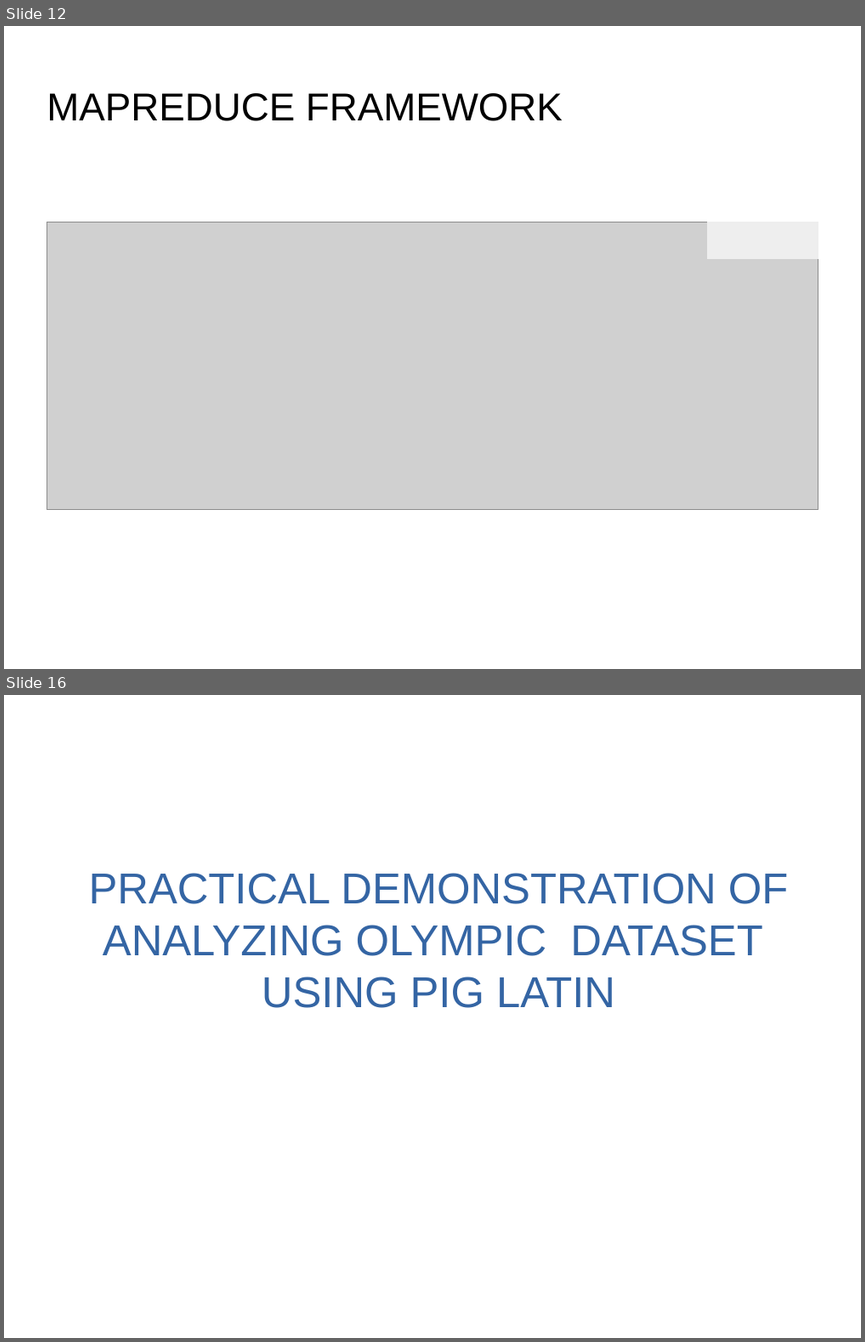
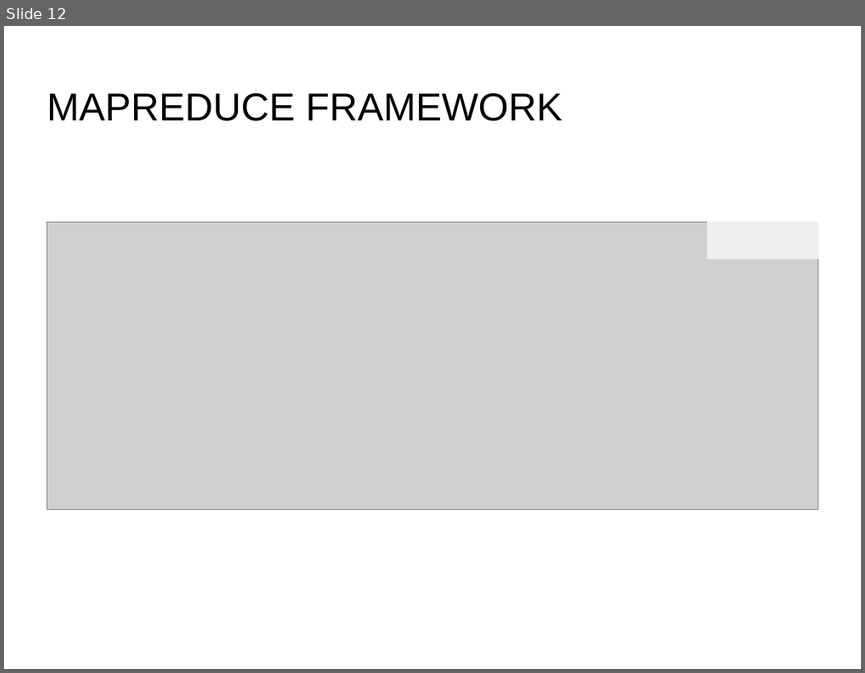
Before and after one commit to G-Sudarshan/Big-Data-and-Hadoop, a slide deck: Big Data & Hadoop by G Sudarshan.pptx. Shown one above the other, each under a label of ours: slides 12 and 16 before the commit, slide 12 after it; the slides between them are not shown. The pictures are 865x1342 and 865x673 pixels, drawn with LibreOffice and Linux fonts; fonts in the diff are those of the drawing; grey boxes stand for pictures; background and template pictures are left out. Boxes give left, top, right and bottom in pixels: in the first picture for what was removed or moved away, otherwise in the second. Text is boxed around its words. In the diff, an @@ line names an element or a change of style, - is before the commit and + after.

```diff
--- a/Big Data & Hadoop by G Sudarshan.pptx
+++ b/Big Data & Hadoop by G Sudarshan.pptx
@@ slide 16 removed at (4, 695, 861, 1338), background picture (left out) @@
@@ text removed at (89, 873, 788, 1008) @@
-PRACTICAL DEMONSTRATION OF ANALYZING OLYMPIC DATASET USING PIG LATIN
```
Also in this commit, not shown: 6 slides changed, 2 other slides removed.
